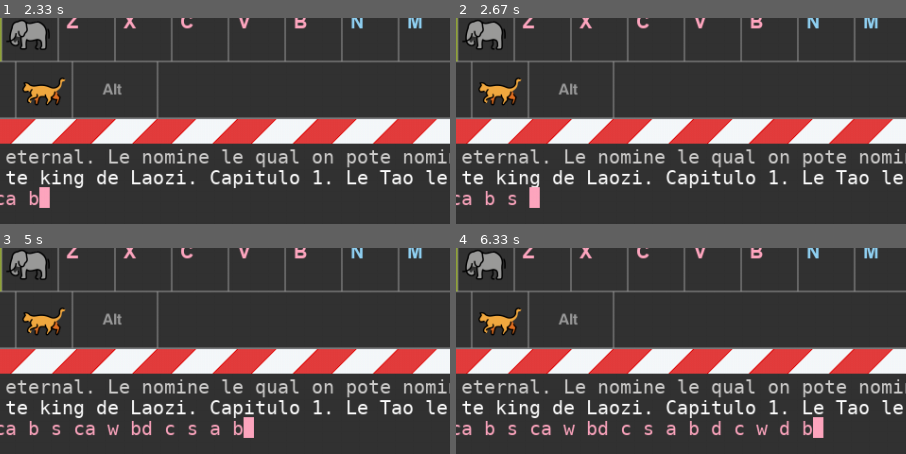
Above: before the commit, frames 1-4 (two rows, left to right).
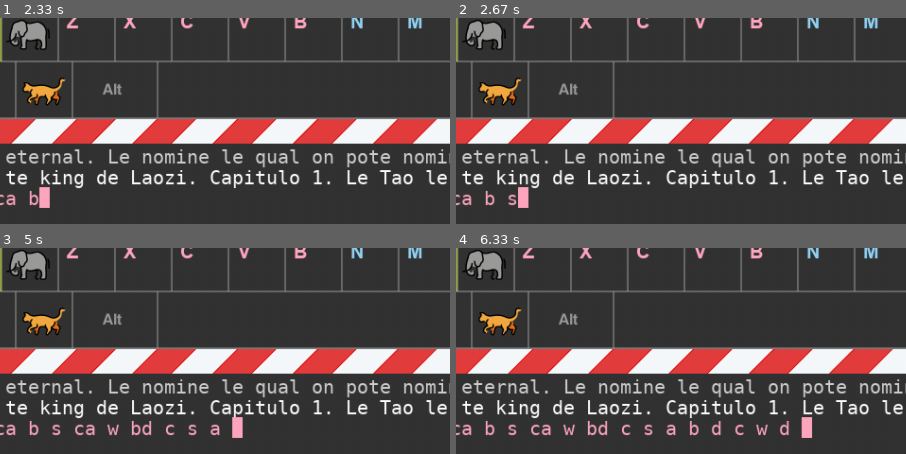
Above: after the commit, the same moments.

Repository: hietjmo/claviero-pygame
Game: pygame game, started from claviero-pygame.py
The game is run twice, just before and just after one commit, with the same random seed, the same clock (stepped at 60 frames per second) and the same inputs.
Inputs:
- Up to frame 1 (2.33 s): hold D 0.33-0.8 s; hold W 0.83-1.13 s; tap Space at 0.9, 1.23, 1.53, 2.07 s; tap B at 0.98, 2.15 s; hold D 1.17-1.63 s; tap C at 1.32 s; tap Backspace at 1.67 s; hold A from 2 s (still down)
- Up to frame 2 (2.67 s): tap Space at 2.37, 2.63 s; release A at 2.53 s; hold S from 2.57 s (still down)
- Up to frame 3 (5 s): tap C at 2.72, 3.88 s; release S at 2.87 s; hold A 2.9-3.3 s; tap Space at 2.97, 3.4, 3.8, 4.1, 4.47, 4.87 s; hold W 3.33-3.7 s; tap B at 3.48, 4.95 s; hold D 3.73-4.37 s; hold S 4.4-4.77 s; hold A from 4.8 s (still down)
- Up to frame 4 (6.33 s): tap Space at 5.17, 5.37, 5.67, 5.87, 6.2 s; release A at 5.27 s; hold D 5.3-5.77 s; tap C at 5.45 s; hold W 5.8-6.1 s; hold D from 6.13 s (still down); tap B at 6.28 s
The pictures show only the part of the screen within x 10-60%, y 50-100%; the shares and areas given below are measured in that part.

Frame 1 is identical in both runs. In frame 2, 0.5% of the frame differs, in the area x 13-19%, y 82-93%; in frame 3, 0.5%; in frame 4, 0.5%.

Commit message:
Add files via upload

Diff:
--- a/claviero-pygame.py
+++ b/claviero-pygame.py
@@ -1,8 +1,9 @@
 
 """
-python claviero-pygame.py --ordine /pmdrfwcuygj/tlsnvqeaoik/xbzhåöä,.-/ -i texts/morse-code-mnemonics-short.txt
-
-Tested on pygame 2.5.2
+# python claviero-pygame.py -order /pmdrfwcuygj/tlsnvqeaoik/xbzhåöä,.-/ -i texts/morse-code-mnemonics-short.txt
+
+for pygame 2.5.2
+# pip install pygame==2.5.2
 """
 
 import pygame
@@ -20,6 +21,8 @@
   parser = argparse.ArgumentParser ()
   pad = parser.add_argument
   pad ("-i", "--infile", default="texts/tao-te-king.txt")
+  pad ("-order", default="")
+  pad ("-scramble", default="")
   pad ("-ln", "--line", type=int, default=-1)
   pad ("-font1", "--keycapfont", default="fonts/Arial_Bold.ttf")
   pad ("-font2", "--writesamplefont", default="fonts/DejaVuSansMono.ttf")
@@ -36,7 +39,6 @@
   pad ("-wpm1", "--lowerwpm", type=float, default=12.5)
   pad ("-wpm2", "--upperwpm", type=float, default=80)
   pad ("--outlier", type=float, default=5.0)
-  pad ("-order", "--ordine", default="")
   pad ("--info", action="store_true")
   pad ("--dontsave", action="store_true")
   pad ("--showmouse", action="store_true")
@@ -53,6 +55,38 @@
   def __init__(self):
     self.data = []
 
+pygame_keys = {
+  pygame.K_a:     'a',
+  pygame.K_b:     'b',
+  pygame.K_c:     'c',
+  pygame.K_d:     'd',
+  pygame.K_e:     'e',
+  pygame.K_f:     'f',
+  pygame.K_g:     'g',
+  pygame.K_h:     'h',
+  pygame.K_i:     'i',
+  pygame.K_j:     'j',
+  pygame.K_k:     'k',
+  pygame.K_l:     'l',
+  pygame.K_m:     'm',
+  pygame.K_n:     'n',
+  pygame.K_o:     'o',
+  pygame.K_p:     'p',
+  pygame.K_q:     'q',
+  pygame.K_r:     'r',
+  pygame.K_s:     's',
+  pygame.K_t:     't',
+  pygame.K_u:     'u',
+  pygame.K_v:     'v',
+  pygame.K_w:     'w',
+  pygame.K_x:     'x',
+  pygame.K_y:     'y',
+  pygame.K_z:     'z',
+  pygame.K_COMMA: ',',
+  pygame.K_MINUS: '-',
+  pygame.K_PERIOD:'.',}
+
+pygame_keys2 = {b:a for (a,b) in pygame_keys.items()}
 
 openmojipalette = {
   'blue': '#92d3f5', 'blueshadow': '#61b2e4', 'red': '#ea5a47',
@@ -131,10 +165,13 @@
 
 def create_order (self):
   order = "/qwertyuiopå/asdfghjklöä/zxcvbnm,.-/"
-  # if self.order:
-  #   order = self.order
-  if args.ordine:
-    order = args.ordine
+  if self.order:
+    order = self.order
+  if args.order:
+    order = args.order
+  self.order = order
+  if args.scramble:
+    order = args.scramble
   print ("-order", order)
   ao = order.split(order[0])
   claves = (
@@ -611,45 +648,44 @@
 
 def handle_key_press (self, event):
   hw2 = event.scancode
-  number = event.key
+  key = event.key
   keyname = event.unicode
   ctrl = event.mod & pygame.KMOD_CTRL
   shift = event.mod & pygame.KMOD_SHIFT
   accept = False
-  if ctrl and keyname == "x":
+  if ctrl and key == pygame.K_x:
     print ("Control-X pressed. Quitting.")
     do_quit (self)
-  elif ctrl and keyname == "i":
+  elif ctrl and key == pygame.K_i:
     print (f"Control-I pressed.")
     args.info = not args.info
-  elif ctrl and keyname == "b":
+  elif ctrl and key == pygame.K_b:
     print (f"Control-B pressed.")
     args.info = not args.info
     infolines_add_scores (self)
-  elif ctrl and keyname == "n":
+  elif ctrl and key == pygame.K_n:
     print (f"Control-N pressed.")
     args.inumbers = not args.inumbers
-  elif ctrl and keyname == "s":
+  elif ctrl and key == pygame.K_s:
     print ("Control-S pressed.")
     self.savecapture = 2
-  elif ctrl and keyname == "m":
+  elif ctrl and key == pygame.K_m:
     print (f"Control-M pressed.")
     args.showmouse = not args.showmouse
     pygame.mouse.set_visible (args.showmouse)
-  elif ctrl and keyname == "h":
+  elif ctrl and key == pygame.K_h:
     print (f"Control-H pressed.")
     args.info = True
     infolines_add_help (self)
-  elif keyname == " ":
+  elif key == pygame.K_SPACE:
     accept = True
     self.current += " "
-  elif number == pygame.K_BACKSPACE :
+  elif key == pygame.K_BACKSPACE :
     accept = True
     self.current = self.current [:-1]
   # elif hw2 in hardware_codes:
-  else:
+  elif keyname:
     letter = keyname
-    # letter = self.keyst [hw2]
     accept = letter != ''
     if letter in self.special and shift:
       letter = self.special [letter]
@@ -703,9 +739,9 @@
   if not args.dontsave:
     self.capture.sort (reverse=True)
     self.capture = self.capture[:30+self.savecapture]
-    json.dump (self.capture, open("capture.json","w"))
-    json.dump (self.config, open("config.json","w"))
-    json.dump (self.presses, open("presses.json","w"))
+    json.dump (self.capture, open ("capture.json","w"))
+    json.dump (self.config,  open ("config.json","w"))
+    json.dump (self.presses, open ("presses.json","w"))
     t = []
     for score,day,errs in self.scores:
       t.append (F"{score:.1f}\t{day}\t{errs:.2f}")
@@ -748,4 +784,4 @@
       take_timeout (self)
   draw_screen (self)
   pygame.display.update ()
-  self.clock.tick (20)
+  self.clock.tick (18)
